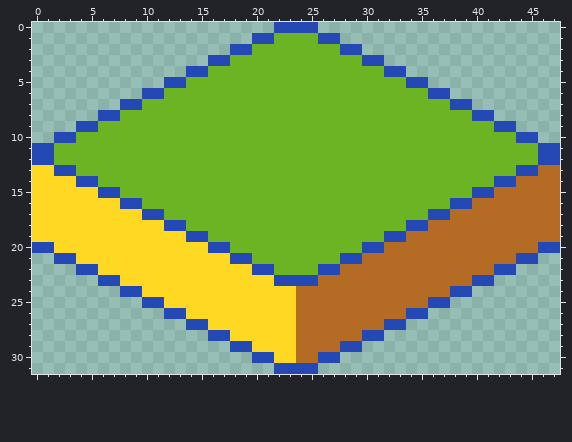
Two versions of one pixel-art sprite, assets/grass4.png. Above: the version before the commit.
The file is 48x32 pixels.
Once edited:
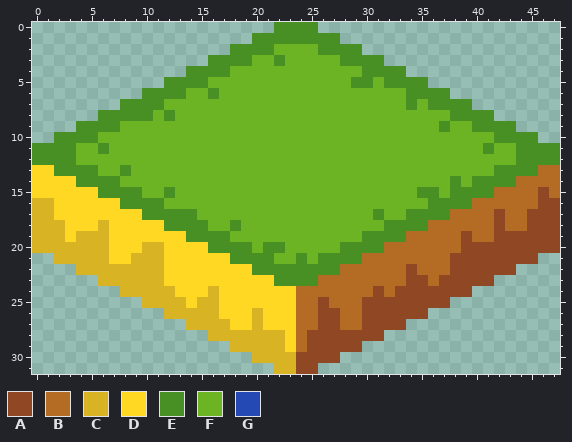
Palette (. is transparent): A #904824  B #b46c24  C #d8b424  D #ffd824  E #489024  F #6cb424  G #2448b4
The exact change:
Changed rows in their new state; - is an unchanged pixel.
first column x 0:
 0 ----------------------EEEE----------------------
 1 --------------------EEEEEEEE--------------------
 2 ------------------EEEE----EEEE------------------
 3 ----------------EEEE--E-----EEEE----------------
 4 --------------EEEE------------EEEE--------------
 5 ------------EEEE-------------EE-EEEE------------
 6 ----------EEEE--E-----------------EEEE----------
 7 --------EEEE----------------------E-EEEE--------
 8 ------EEEEE-E-------------------------EEEE------
 9 ----EEEE-----------------------------E--EEEE----
10 --EEEE------------------------------------EEEE--
11 EEEE--E----------------------------------E--EEEE
12 EEEE----------------------------------------EEEE
13 --EEEE--E---------------------------------EEEE--
14 ----EEEE------------------------------E-EEEE----
15 ------EEEE--E----------------------EE-EEEE----A-
16 CC------EEEE------------------------EEEE------AA
17 CC--------EEEEE----------------E--EEEE----A--AAA
18 CCC---C-----EEEE--E-------------EEEE------A--AAA
19 CCC-CCC-------EEEE------------EEEE-----A--AAAAAA
20 CCCCCCC---CC----EEEE-EE-----EEEE-------AAAAAAAAA
21 --CCCCC--CCC------EEEE--E-EEEE--------AAAAAAAA--
22 ----CCCCCCCC--------EEEEEEEE------A---AAAAAA----
23 ------CCCCCC----------EEEE--------AA-AAAAA------
24 --------CCCCC---C--------------A-AAAAAAA--------
25 ----------CCCC-CC---------A---AAAAAAAA----------
26 ------------CCCCC---C-----AA--AAAAAA------------
27 --------------CCCC--C-----AA--AAAA--------------
28 ----------------CCCCCCC--AAAAAAA----------------
29 ------------------CCCCC--AAAAA------------------
30 --------------------CCCCAAAA--------------------
31 ----------------------CCAA----------------------
Changed places in both pictures, as pixel boxes (x1, y1, x2, y2):
changed: (32, 22, 560, 374)
